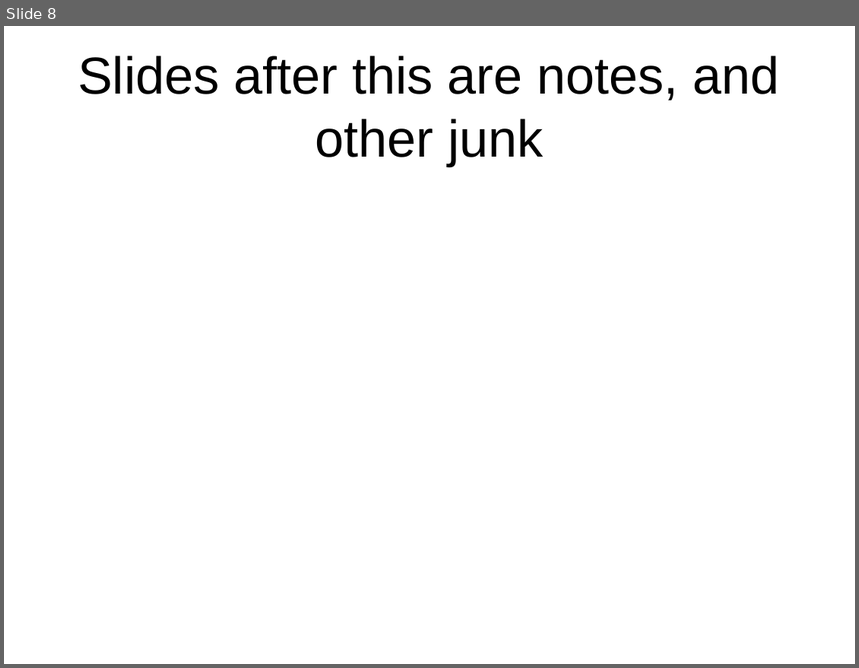
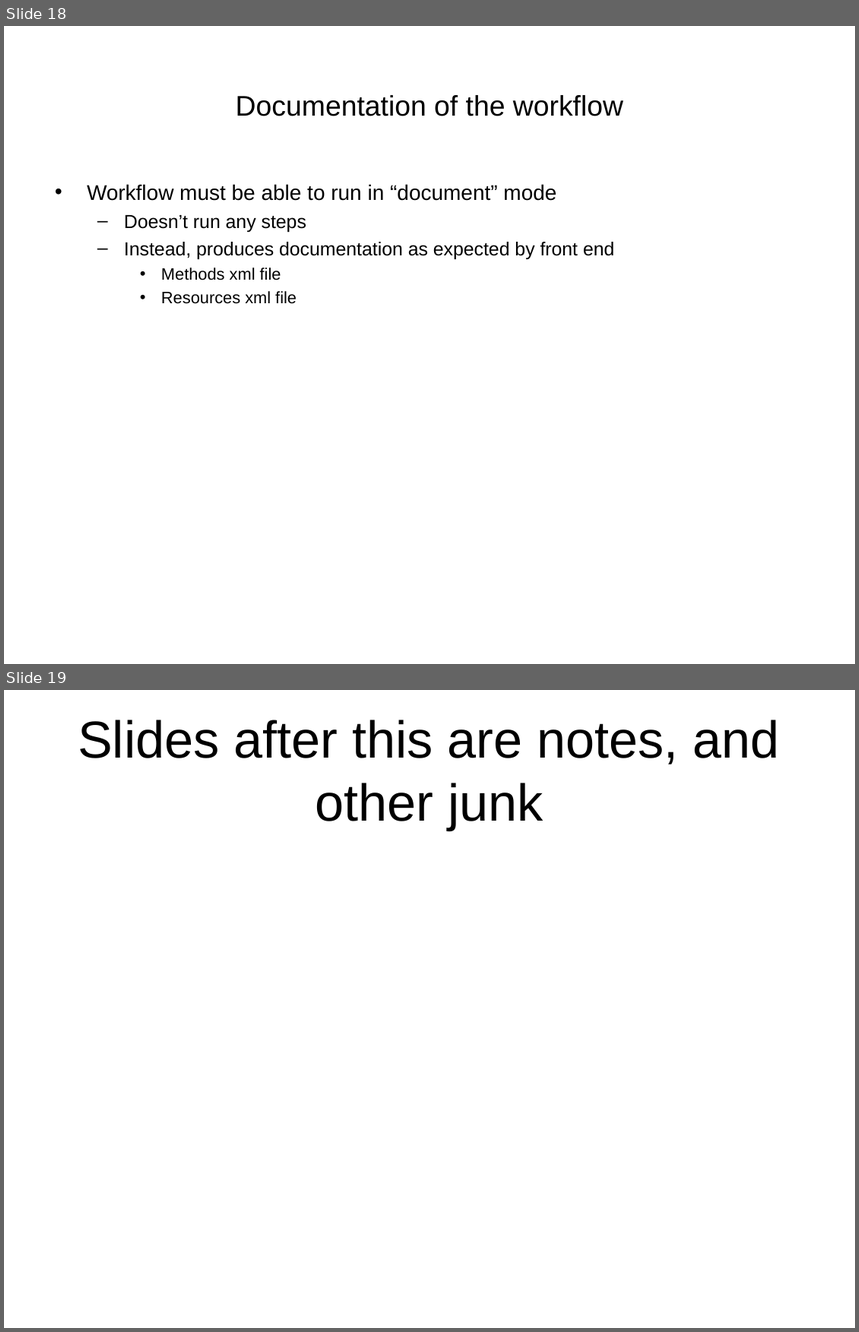
Before and after one commit to VEuPathDB/ApiCommonData, a slide deck: Load/doc/workflow/plasmodb/7.7/ApiWorkFlow.ppt. Shown one above the other, each under a label of ours: slide 8 before the commit, slides 18 and 19 after it. The pictures are 859x668 and 859x1332 pixels, drawn with LibreOffice and Linux fonts; fonts in the diff are those of the drawing. Boxes give left, top, right and bottom in pixels: in the first picture for what was removed or moved away, otherwise in the second. Text is boxed around its words. In the diff, an @@ line names an element or a change of style, - is before the commit and + after.

```diff
--- a/Load/doc/workflow/plasmodb/7.7/ApiWorkFlow.ppt
+++ b/Load/doc/workflow/plasmodb/7.7/ApiWorkFlow.ppt
@@ slide 18 added at (4,26,855,664), background #FFFFFF @@
@@ title added at (236,95,623,116), 24 pt, text #000000 @@
+Documentation of the workflow
@@ text added at (87,184,614,304), 16 pt, text #000000 @@
+• Workflow must be able to run in “document” mode
+  – Doesn’t run any steps
+  – Instead, produces documentation as expected by front end
+    • Methods xml file
+    • Resources xml file
@@ what was slide 8 is now slide 19 @@
```
Also in this commit, not shown: 7 slides changed, 10 other slides added, 2 other files.
